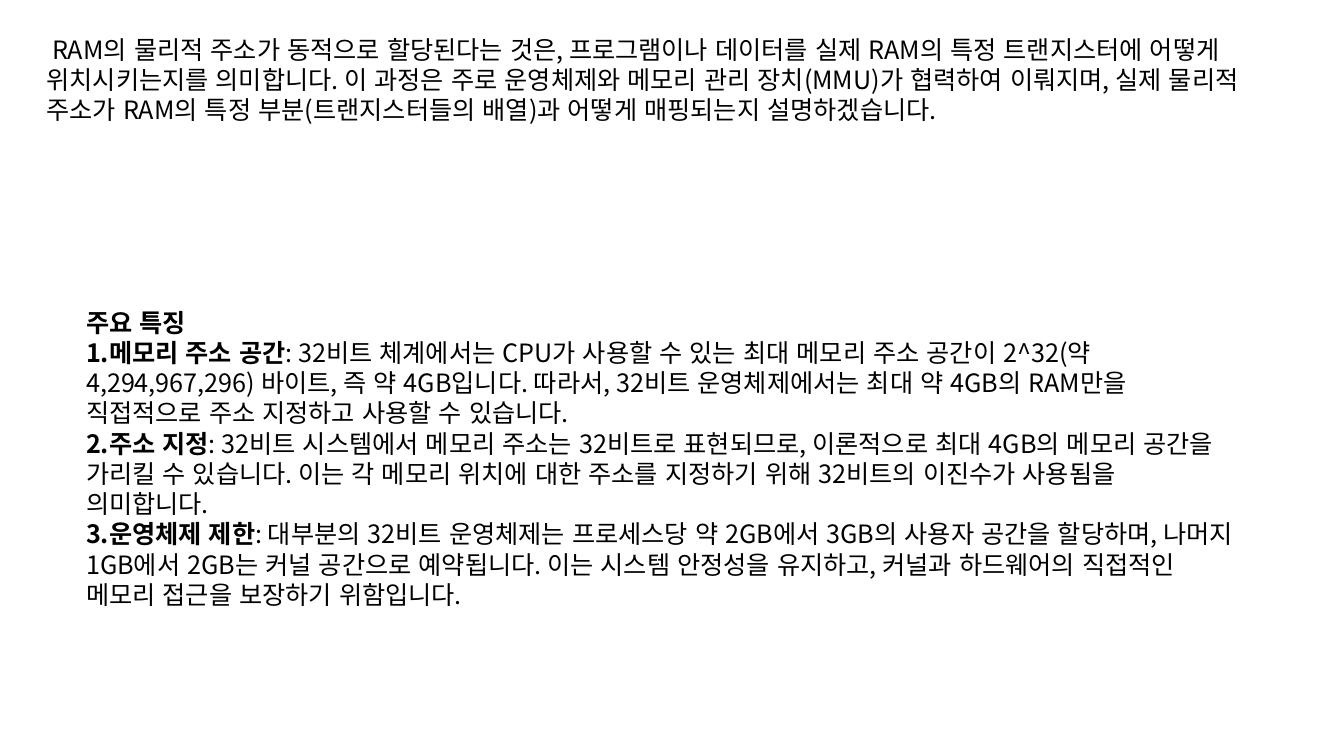
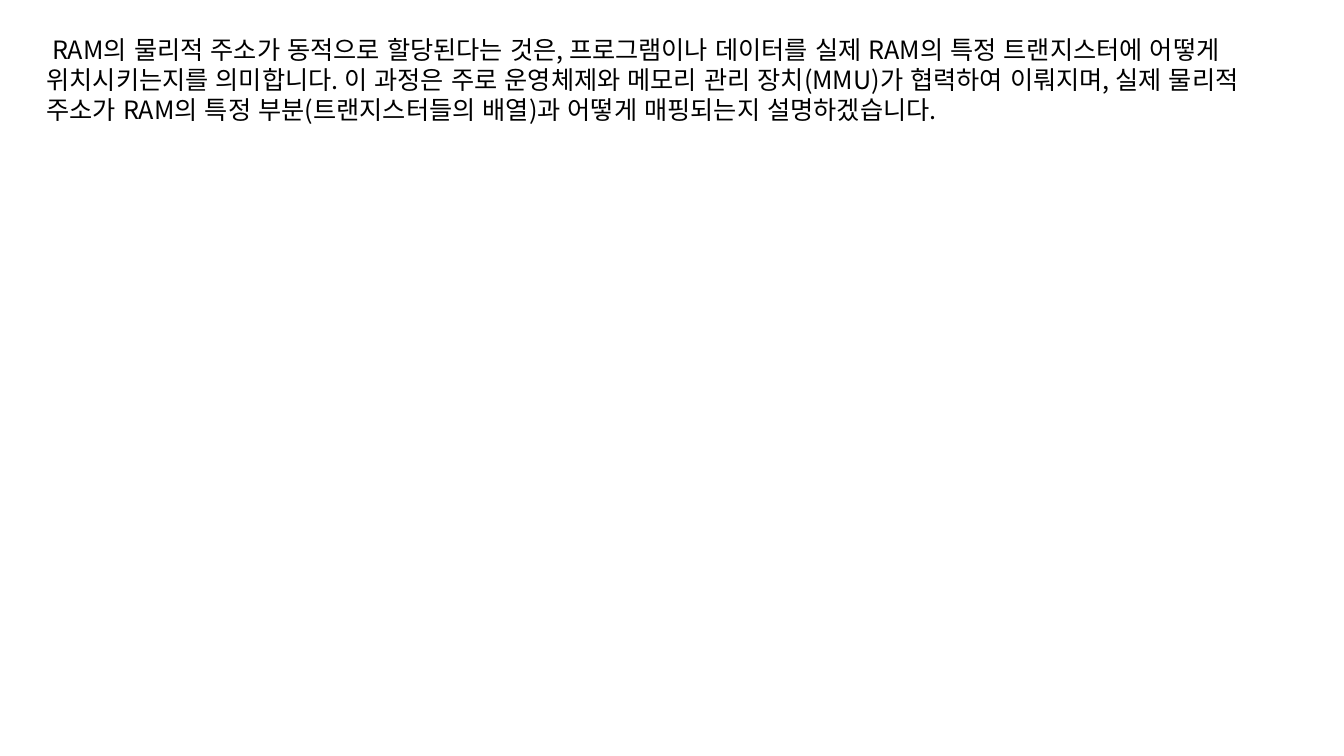
Before and after one commit to taehyuklee/C-CppStudy, a slide deck: slide 10 of CSwithC/CS-explanation.pptx (slide 7 before the commit). Drawn at 1344x756 pixels with LibreOffice and Linux fonts; fonts in the diff are those of the drawing. Boxes give left, top, right and bottom in pixels: in the first picture for what was removed or moved away, otherwise in the second. Text is boxed around its words. In the diff, an @@ line names an element or a change of style, - is before the commit and + after.

```diff
--- a/CSwithC/CS-explanation.pptx
+++ b/CSwithC/CS-explanation.pptx
@@ text removed at <box>86,311,1233,606</box> @@
-주요 특징
-1. 메모리 주소 공간: 32비트 체계에서는 CPU가 사용할 수 있는 최대 메모리 주소 공간이 2^32(약 4,294,967,296) 바이트, 즉 약 4GB입니다. 따라서, 32비트 운영체제에서는 최대 약 4GB의 RAM만을 직접적으로 주소 지정하고 사용할 수 있습니다.
-2. 주소 지정: 32비트 시스템에서 메모리 주소는 32비트로 표현되므로, 이론적으로 최대 4GB의 메모리 공간을 가리킬 수 있습니다. 이는 각 메모리 위치에 대한 주소를 지정하기 위해 32비트의 이진수가 사용됨을 의미합니다.
-3. 운영체제 제한: 대부분의 32비트 운영체제는 프로세스당 약 2GB에서 3GB의 사용자 공간을 할당하며, 나머지 1GB에서 2GB는 커널 공간으로 예약됩니다. 이는 시스템 안정성을 유지하고, 커널과 하드웨어의 직접적인 메모리 접근을 보장하기 위함입니다.
```
Also in this commit, not shown: 1 other slide changed, 3 slides added.
